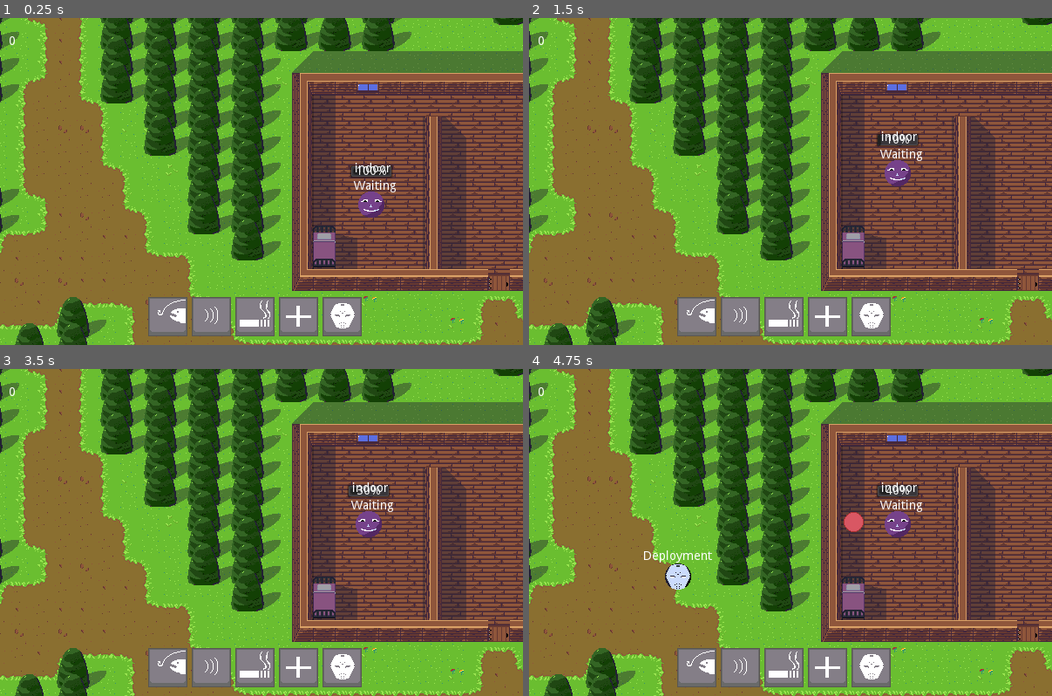
Above: before the commit, frames 1-4 (two rows, left to right).
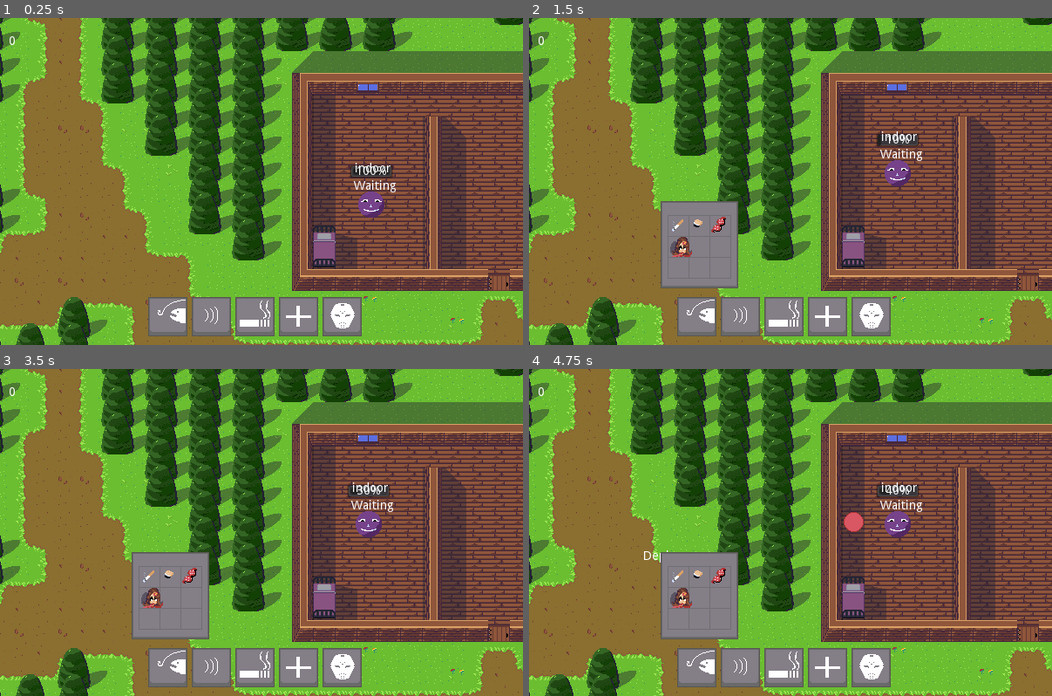
Above: after the commit, the same moments.

Repository: LucasCyka/The-Killer
Game: Godot game, scene res://scenes/prototype2.tscn
Two runs of this game, one before a commit and one after it. Both use one fixed random seed, a clock stepped at 60 frames per second and the inputs below. The engine's default icon, where the game draws it, is replaced by a stand-in: a white triangle on a blue panel in a dark square.
Inputs (mouse positions are in pixels of both pictures, inside the frame that each line leads up to):
- Up to frame 1 (0.25 s): no input
- Up to frame 2 (1.5 s): click (696, 315) at 0.5 s; click (738, 315) at 1.25 s
- Up to frame 3 (3.5 s): click (256, 666) at 2 s; click (298, 666) at 2.75 s
- Up to frame 4 (4.75 s): click (868, 666) at 3.5 s; click (680, 578) at 4.27 s

The runs differ from the first frame. In frame 1, 3.1% of the frame differs, in the area x 0-100%, y 0-100%; in frame 2, 7.0%; in frame 3, 7.0%; in frame 4, 7.0%.

Commit message:
Traps system reworked
- Reworked the traps system.

- Started to store data about traps at json files.

Diff:
--- /dev/null
+++ b/resources/json/traps.json
@@ -0,0 +1,35 @@
+{"Traps":{
+
+  "BUMP":{
+    "ID": [],
+    "Icon":[],
+	"Fear":[],
+	"Curiosity":[],
+    "Price": []
+  },
+
+  "LURE":{
+    "ID": ["0"],
+    "Icon":["/lure1.png"],
+	"Fear":["1"],
+	"Curiosity":["15"],
+    "Price": ["4"]
+  },
+
+  "MISC":{
+    "ID": [],
+    "Icon":[],
+	"Fear":[],
+	"Curiosity":[],
+    "Price": []
+  },
+
+  "VICE":{
+    "ID": [],
+    "Icon":[],
+	"Fear":[],
+	"Curiosity":[],
+    "Price": []
+  }
+
+}}
--- /dev/null
+++ b/resources/json/traps_by_level.json
@@ -0,0 +1,20 @@
+{"Traps":{
+
+	"res://scenes/prototype2.tscn":{
+		"BUMP":[],
+		"LURE":["0"],
+		"MISC":[],
+		"VICE":[]
+
+	},
+
+	"res://scenes/prototype.tscn":{
+		"BUMP":[],
+		"LURE":[],
+		"MISC":[],
+		"VICE":[]
+
+	}
+
+
+}}
--- a/scenes/GameUI.tscn
+++ b/scenes/GameUI.tscn
@@ -9,9 +9,14 @@
 [ext_resource path="res://sprites/gui/bumobtn_prototype.png" type="Texture" id=7]
 [ext_resource path="res://sprites/gui/vicebtn_prototype.png" type="Texture" id=8]
 [ext_resource path="res://sprites/gui/miscbtn_prototype.png" type="Texture" id=9]
-[ext_resource path="res://scripts/MiscUI.gd" type="Script" id=10]
-[ext_resource path="res://sprites/gui/hunt_btn.png" type="Texture" id=11]
-[ext_resource path="res://scripts/InfoUI.gd" type="Script" id=12]
+[ext_resource path="res://sprites/traps/cigarette1.png" type="Texture" id=10]
+[ext_resource path="res://sprites/traps/knock1.png" type="Texture" id=11]
+[ext_resource path="res://sprites/traps/lure1.png" type="Texture" id=12]
+[ext_resource path="res://sprites/traps/misc1.png" type="Texture" id=13]
+[ext_resource path="res://sprites/gui/traps_panel.png" type="Texture" id=14]
+[ext_resource path="res://scripts/MiscUI.gd" type="Script" id=15]
+[ext_resource path="res://sprites/gui/hunt_btn.png" type="Texture" id=16]
+[ext_resource path="res://scripts/InfoUI.gd" type="Script" id=17]
 
 [node name="GameUI" type="Control"]
 anchor_right = 1.0
@@ -27,6 +32,7 @@
 script = ExtResource( 2 )
 
 [node name="Panel" type="Container" parent="Canvas/TeenagerInfo"]
+editor/display_folded = true
 visible = false
 margin_left = 300.0
 margin_top = 187.0
@@ -67,6 +73,20 @@
 margin_bottom = 74.0
 text = "CURIOSITY:"
 
+[node name="Traps" type="Label" parent="Canvas/TeenagerInfo/Panel"]
+margin_left = 2.0
+margin_top = 63.0
+margin_right = 86.0
+margin_bottom = 94.0
+text = "Traps:"
+
+[node name="TrapsID" type="Label" parent="Canvas/TeenagerInfo/Panel"]
+margin_left = 2.0
+margin_top = 83.0
+margin_right = 86.0
+margin_bottom = 114.0
+text = "Trap ID:"
+
 [node name="TrapsUI" type="Control" parent="Canvas"]
 margin_right = 40.0
 margin_bottom = 40.0
@@ -101,10 +121,84 @@
 margin_bottom = 45.0
 texture_normal = ExtResource( 9 )
 
+[node name="TrapsSelection" type="Control" parent="Canvas/TrapsUI"]
+editor/display_folded = true
+visible = false
+margin_right = 40.0
+margin_bottom = 40.0
+
+[node name="GridSlots" type="Control" parent="Canvas/TrapsUI/TrapsSelection"]
+margin_right = 40.0
+margin_bottom = 40.0
+
+[node name="Slot1" type="TextureButton" parent="Canvas/TrapsUI/TrapsSelection/GridSlots"]
+margin_left = 160.0
+margin_top = 227.0
+margin_right = 183.0
+margin_bottom = 250.0
+texture_normal = ExtResource( 10 )
+
+[node name="Slot2" type="TextureButton" parent="Canvas/TrapsUI/TrapsSelection/GridSlots"]
+margin_left = 184.0
+margin_top = 227.0
+margin_right = 207.0
+margin_bottom = 250.0
+texture_normal = ExtResource( 11 )
+
+[node name="Slot3" type="TextureButton" parent="Canvas/TrapsUI/TrapsSelection/GridSlots"]
+margin_left = 208.0
+margin_top = 227.0
+margin_right = 231.0
+margin_bottom = 250.0
+texture_normal = ExtResource( 12 )
+
+[node name="Slot4" type="TextureButton" parent="Canvas/TrapsUI/TrapsSelection/GridSlots"]
+margin_left = 160.0
+margin_top = 251.0
+margin_right = 187.0
+margin_bottom = 274.0
+texture_normal = ExtResource( 13 )
+
+[node name="Slot5" type="TextureButton" parent="Canvas/TrapsUI/TrapsSelection/GridSlots"]
+margin_left = 184.0
+margin_top = 251.0
+margin_right = 207.0
+margin_bottom = 274.0
+
+[node name="Slot6" type="TextureButton" parent="Canvas/TrapsUI/TrapsSelection/GridSlots"]
+margin_left = 208.0
+margin_top = 251.0
+margin_right = 231.0
+margin_bottom = 274.0
+
+[node name="Slot7" type="TextureButton" parent="Canvas/TrapsUI/TrapsSelection/GridSlots"]
+margin_left = 160.0
+margin_top = 275.0
+margin_right = 183.0
+margin_bottom = 298.0
+
+[node name="Slot8" type="TextureButton" parent="Canvas/TrapsUI/TrapsSelection/GridSlots"]
+margin_left = 184.0
+margin_top = 275.0
+margin_right = 207.0
+margin_bottom = 298.0
+
+[node name="Slot9" type="TextureButton" parent="Canvas/TrapsUI/TrapsSelection/GridSlots"]
+margin_left = 208.0
+margin_top = 275.0
+margin_right = 231.0
+margin_bottom = 298.0
+
+[node name="Background" type="Sprite" parent="Canvas/TrapsUI/TrapsSelection"]
+position = Vector2( 196, 260 )
+z_index = -1
+texture = ExtResource( 14 )
+
 [node name="MiscUI" type="Control" parent="Canvas"]
-margin_right = 40.0
-margin_bottom = 40.0
-script = ExtResource( 10 )
+editor/display_folded = true
+margin_right = 40.0
+margin_bottom = 40.0
+script = ExtResource( 15 )
 
 [node name="MiscPanel" type="Container" parent="Canvas/MiscUI"]
 margin_left = 370.0
--- a/scenes/Teenager.tscn
+++ b/scenes/Teenager.tscn
@@ -1,8 +1,8 @@
 [gd_scene load_steps=16 format=2]
 
 [ext_resource path="res://scripts/TeenageAI.gd" type="Script" id=1]
-[ext_resource path="res://sprites/prototype/characters/female.png" type="Texture" id=2]
-[ext_resource path="res://sprites/prototype/characters/male.png" type="Texture" id=3]
+[ext_resource path="res://sprites/prototype/characters/male.png" type="Texture" id=2]
+[ext_resource path="res://sprites/prototype/characters/female.png" type="Texture" id=3]
 [ext_resource path="res://scripts/states/AIFSM.gd" type="Script" id=4]
 [ext_resource path="res://scripts/states/ai/Idle.gd" type="Script" id=5]
 [ext_resource path="res://scripts/states/ai/Moving.gd" type="Script" id=6]
@@ -21,12 +21,12 @@
 animations = [ {
 "frames": [ ExtResource( 2 ) ],
 "loop": true,
-"name": "FemaleNormal",
+"name": "MaleNormal",
 "speed": 5.0
 }, {
 "frames": [ ExtResource( 3 ) ],
 "loop": true,
-"name": "MaleNormal",
+"name": "FemaleNormal",
 "speed": 5.0
 } ]
 
--- a/scenes/prototype2.tscn
+++ b/scenes/prototype2.tscn
@@ -169,7 +169,6 @@
 tile_data = PoolIntArray( -1441774, 2, 0, -1441773, 2, 0, -1441772, 2, 0, -1441771, 2, 0, -1441770, 2, 0, -1441769, 2,  …(81054 unchanged characters)…
 
 [node name="Trees" type="TileMap" parent="Tiles"]
-position = Vector2( -1, 0 )
 z_index = 1
 tile_set = ExtResource( 6 )
 cell_size = Vector2( 50, 30 )
--- a/scenes/traps/ViceTrap.tscn
+++ b/scenes/traps/ViceTrap.tscn
@@ -24,7 +24,7 @@
 
 [node name="Texture" type="AnimatedSprite" parent="."]
 frames = SubResource( 1 )
-frame = 3
+frame = 1
 playing = true
 
 [node name="DetectionRadius" type="Area2D" parent="Texture"]
--- a/scripts/LureTrap.gd
+++ b/scripts/LureTrap.gd
@@ -27,6 +27,7 @@
 
 #start animations
 func _ready():
+	type = TYPES.LURE
 	current_texture.set_animation(str(id))
 	#TODO: change the trap modifiers according to its id
 
@@ -108,7 +109,8 @@
 		var teenager = body.get_parent()
 		#teenager.set_trap(self)
 		if lure_teenager(teenager):
-			is_used = true
+			deactivate_trap()
+			#is_used = true
 
 #check if the teenager is leaving the trap radius
 func out_radius(body):
--- a/scripts/MiscTrap.gd
+++ b/scripts/MiscTrap.gd
@@ -4,6 +4,9 @@
 	Miscellaneous traps. They are placed in the world but they cause different
 	reactions in the teenagers. They can scare, increase curiosity,
 	hurt etc...
+
+	Misc traps are not added to the teenager 'traps' array. They only cause
+	effects like, enter panic, increase fear, curiosity etc...
 """
 
 var id = 0
@@ -28,6 +31,7 @@
 func _ready():
 	#TODO: change the textures acording to its ID
 	#detection signals
+	type = TYPES.MISC
 	detection_radius.connect("body_entered",self,"on_radius")
 	detection_radius.connect("body_exited",self,"on_radius")
 
--- a/scripts/TeenagerInfo.gd
+++ b/scripts/TeenagerInfo.gd
@@ -27,6 +27,8 @@
 	$Panel/Gender.text = str(selected_teenager.get_gender())
 	$Panel/Fear.text = "FEAR: " + str(selected_teenager.get_fear())
 	$Panel/Curiosity.text = "CURIOSITY: " + str(selected_teenager.get_curiosity())
+	$Panel/Traps.text = "TRAPS: " + str(selected_teenager.traps.size())
+	$Panel/TrapsID.text = "TRAP ID: " + str(selected_teenager.current_trap)
 
 	#drawing function
 	update()
--- a/scripts/Traps.gd
+++ b/scripts/Traps.gd
@@ -4,6 +4,9 @@
 	Traps base class.
 	All traps will delivery from this class
 """
+
+#TODO: make curiosity modifiers act more at traps? Maybe a trap is too dull
+#and the teenager can only fall for it if he has an certain curiosity level.
 
 enum TYPES{
 	BUMP,
@@ -59,14 +62,26 @@
 	pass
 
 func activate_vice(teenager):
-	teenager.state_machine.state_time = 6 #TODO: maybe take this number from the trap?
-	teenager.state_machine.force_state('OnVice')
+	#check if the teenager can be OnVice state
+	if teenager.state_machine.check_forced_state('OnVice'):
+		teenager.state_machine.state_time = 6 #TODO: maybe take this number from the trap?
+		teenager.set_trap(self)
+		teenager.state_machine.force_state('OnVice')
+
+		return true
 
 ##
 #make the teenager enters on the 'lured state'
 func lure_teenager(teenager):
 	#check if the teenager can be lured
 	if teenager.state_machine.check_forced_state('Lured'):
+		if teenager.get_traps().size()> 0:
+			#remove any other lure trap
+			for lure in teenager.get_traps():
+				if lure != child:
+					lure.is_used = false
+					teenager.remove_trap(lure,true)
+
 		#TODO: check if this trap is compatible with the teenager
 		teenager.set_trap(self)
 		teenager.state_machine.force_state('Lured')
@@ -89,6 +104,39 @@
 func set_is_indoor(value):
 	is_indoor = value
 
+#activate a trap again
+func activate_trap(teenager):
+	if type == TYPES.VICE:
+		child.set_process(true)
+		child.is_used = false
+		var pos = child.texture.global_position
+
+		#check if the trap is close enough to the teenager to be activated
+		#right away
+		if teenager.kinematic_teenager.global_position.distance_to(pos) < 30:
+			if teenager.state_machine.check_forced_state('OnVice'):
+				teenager.state_machine.force_state('OnVice')
+		else:
+			teenager.remove_trap(self,false)
+
+	elif type == TYPES.LURE:
+		child.is_used = false
+		#check if it can be activated right away
+		if teenager.state_machine.check_forced_state('Lured'):
+			teenager.state_machine.force_state('Lured')
+			child.is_used = true
+		else:
+			#can't be activated again? remove it from the teenager trap list
+			#then.
+			teenager.remove_trap(self,false)
+
+func deactivate_trap():
+	if type == TYPES.VICE:
+		child.set_process(false)
+		child.is_used = true
+	else:
+		child.is_used = true
+
 #destructor
 func exit():
 	child.queue_free()
--- a/scripts/TrapsUI.gd
+++ b/scripts/TrapsUI.gd
@@ -1,13 +1,17 @@
 extends Control
 
 """
-	This UI element will control the placement of traps.
+	This UI element will control the placement/selection of traps.
 """
 
 signal new_trap
 
 var base = null
 var is_ui_occupied = false setget set_is_ui_occupied
+var traps_data = {}
+
+#world nodes
+onready var selection_panel = $TrapsSelection
 
 #constructor
 func init(base):
@@ -16,12 +20,15 @@
 	self.base.connect("element_mouse_hover",self,"set_is_ui_occupied",[true])
 	self.base.connect("element_mouse_exit",self,"set_is_ui_occupied",[false])
 
+	load_trap_info()
+
 #TODO: open a panel showing all the lure traps available for this level
 func lure_btn():
+	selection_panel.show()
 	#only spawn the first lure trap for now...
-	var lure = preload("res://scenes/traps/LureTrap.tscn").instance()
-	lure.init(base.game,base.get_lure_tilemap(),lure,self)
-	base.game.add_child(lure)
+	#var lure = preload("res://scenes/traps/LureTrap.tscn").instance()
+	#lure.init(base.game,base.get_lure_tilemap(),lure,self)
+	#base.game.add_child(lure)
 
 #TODO: open a panel showing all the misc traps available for this level
 func misc_btn():
@@ -53,3 +60,15 @@
 #this will prevent the player from choosing two traps at the same time
 func _on_new_trap():
 	emit_signal("new_trap")
+
+#loads data from all traps available in this level
+func load_trap_info():
+	var traps = {} #traps.json
+	var traps_in_level = {} #traps_by_level.json
+
+	var file = File.new()
+	file.open("res://resources/json/traps.json",File.READ)
+	traps = file.get_as_text()
+	traps = parse_json(traps)
+
+	pass
--- a/scripts/ViceTrap.gd
+++ b/scripts/ViceTrap.gd
@@ -23,6 +23,7 @@
 func _ready():
 	#TODO: change the textures acording to its ID
 	#on radius signal
+	type = TYPES.VICE
 	radius.connect("body_entered",self,"_on_radius")
 	radius.connect("body_exited",self,"_out_radius")
 
@@ -69,10 +70,14 @@
 			#he can't see the trap now, but lets wait if he can see it later
 			body_on_radius = body
 			return
-		is_used = true
-		set_process(false)
-		body.get_parent().set_trap(self)
-		activate_vice(body.get_parent())
+		#is_used = true
+		#set_process(false)
+#		body.get_parent().set_trap(self)
+		if activate_vice(body.get_parent()):
+			deactivate_trap()
+			#is_used = true
+			#set_process(false)
+			#TODO: custom function to deactivate a trap
 	elif body.name == "KinematicTeenager" and !is_placed and !is_used:
 		#this trap has not been placed yet, but let's wait if it does later on
 		body_on_radius = body
--- a/scripts/states/AIFSM.gd
+++ b/scripts/states/AIFSM.gd
@@ -55,16 +55,21 @@
 #if is following a routine, tell the player base AI that this step is over
 #otherwise, just follow to the next
 func finish_state():
+	if not is_forced_state and teenager.get_traps().size() > 0:
+		teenager.get_traps()[teenager.current_trap].activate_trap(teenager)
+		#print("STACKED TRAPS:")
+		#print(teenager.traps.size())
+
 	if _on_routine == true and is_routine_over == false:
 		#TODO: check if the routine is paused, if so then resume it instead
 		#of going to the next one
 		if teenager.is_routine_paused:
-			print("resuming routine...")
+			#print("resuming routine...")
 			teenager.resume_routine()
 			return
 		teenager.next_routine()
 	else:
-		print("is forced")
+		#print("is forced")
 		#external events will prevent this teenager from executing
 		#routine states.
 		pass
@@ -94,7 +99,9 @@
 func check_forced_state(state):
 	#check if this state is compatible
 	#some states  cannot be connected to the state the ai is trying to change.
-	if state == current_state.name or current_state.name == 'Dead':
+	if current_state.name == 'Panic' and state == 'Panic':
+		return
+	if current_state.name == 'Dead':
 		return false
 	if state == 'Panic' and current_state.name == 'Escaping':
 		return false
--- a/scripts/states/ai/OnVice.gd
+++ b/scripts/states/ai/OnVice.gd
@@ -66,8 +66,9 @@
 		#apply each effect of the trap
 		for effect in base.teenager.get_traps()[current_trap].effects[base.teenager.get_traps()[current_trap].id]:
 			effect.call_func(base.teenager)
-		base.teenager.get_traps()[current_trap].queue_free()
-		base.teenager.traps = []
+		base.teenager.remove_trap(base.teenager.get_traps()[current_trap],true)
+		#base.teenager.get_traps()[current_trap].queue_free()
+		#base.teenager.traps = []
 	elif stage == 2:
 		_timer.disconnect("timeout",self,"next_stage")
 		_timer.queue_free()
Not shown, added: resources/json/readme.txt
Not shown: 2 places in scenes/GameUI.tscn that only renumber resources
Binary file added: sprites/gui/traps_panel.ase
Binary file added: sprites/gui/traps_panel.png
Not shown, added: sprites/gui/traps_panel.png.import
